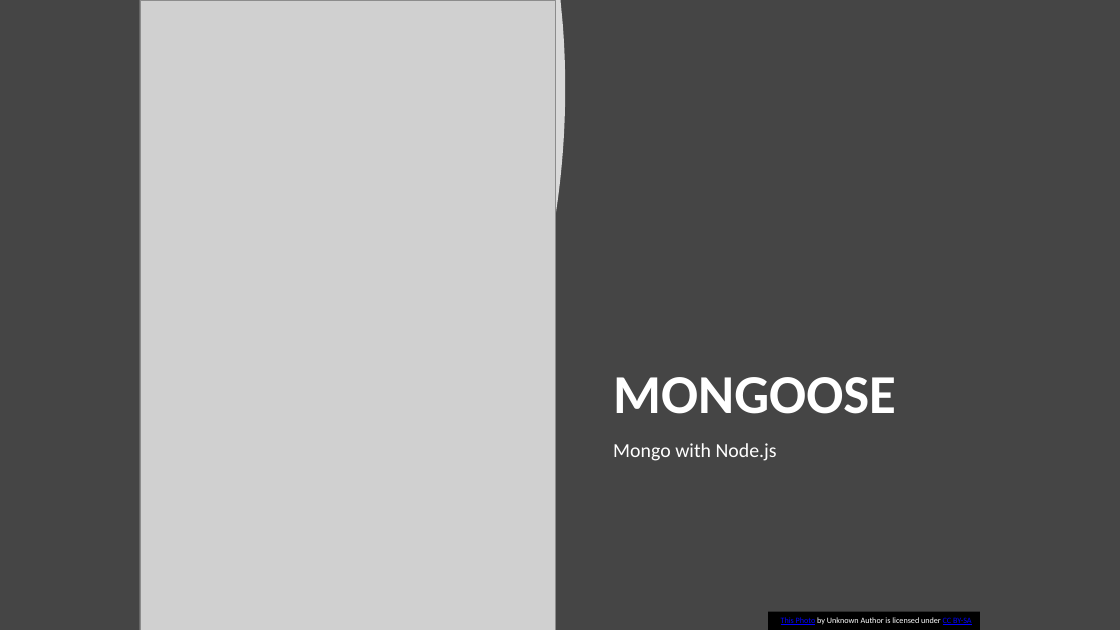
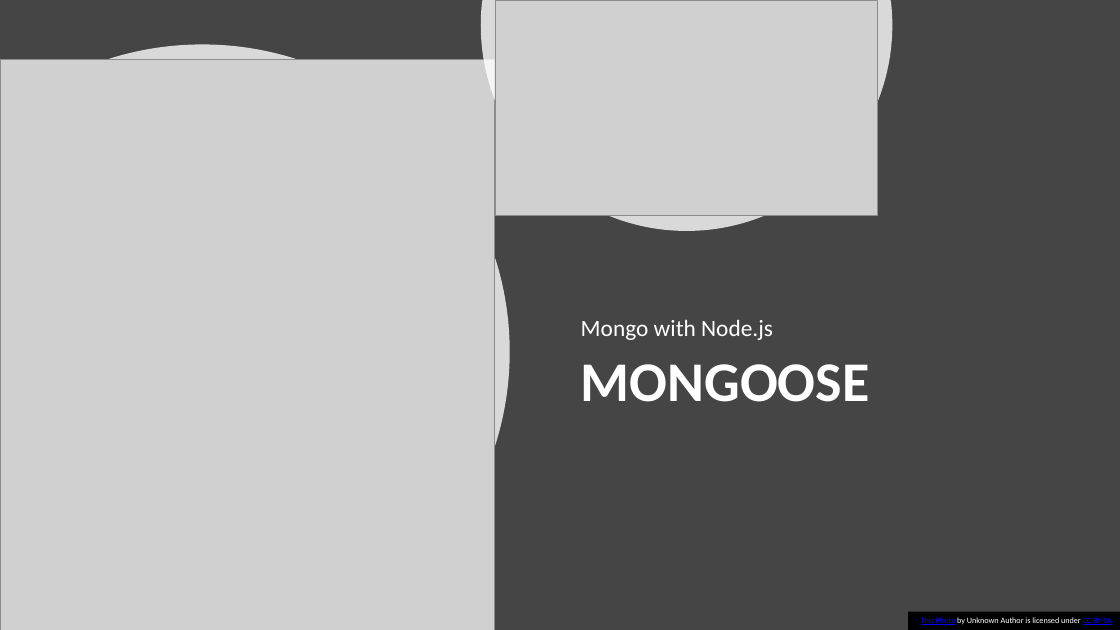
Before and after one commit to diarmuidoconnor/wad2, a slide deck: slide 16 of topic09/talk-0/mongoDB-2020.pptx. Drawn at 1120x630 pixels with LibreOffice and Linux fonts; fonts in the diff are those of the drawing; grey boxes stand for pictures. Boxes give left, top, right and bottom in pixels: in the first picture for what was removed or moved away, otherwise in the second. Text is boxed around its words. In the diff, an @@ line names an element or a change of style, - is before the commit and + after.

```diff
--- a/topic09/talk-0/mongoDB-2020.pptx
+++ b/topic09/talk-0/mongoDB-2020.pptx
@@ freeform shape added at <box>481,0,892,231</box>, fill #FFFFFF at 80% opacity @@
@@ picture added at <box>496,0,877,216</box> @@
@@ freeform shape: place and size @@
-freeform shape at <box>140,0,565,630</box>
+freeform shape at <box>0,45,510,630</box>
@@ picture: place and size @@
-picture at <box>140,0,555,630</box>
+picture at <box>0,60,495,630</box>
@@ text "Mongo with Node.js": place and size @@
-text "Mongo with Node.js" at <box>613,443,777,461</box>
+text "Mongo with Node.js" at <box>581,320,773,340</box>
@@ text "Mongo with Node.js" at <box>581,320,773,340</box>: size 17 to 20 pt; vertical alignment top to bottom @@
@@ title "MONGOOSE": place and size @@
-title "MONGOOSE" at <box>613,377,896,414</box>
+title "MONGOOSE" at <box>581,364,870,402</box>
@@ title "MONGOOSE" at <box>581,364,870,402</box>: size 47 to 48 pt; vertical alignment bottom to top @@
@@ rectangle "This Photo by Unknown Author ...": place and size @@
-rectangle "This Photo by Unknown Author ..." at <box>768,612,980,630</box>
+rectangle "This Photo by Unknown Author ..." at <box>908,612,1120,630</box>
```
Also in this commit, not shown: 5 other slides changed, 8 other files.
